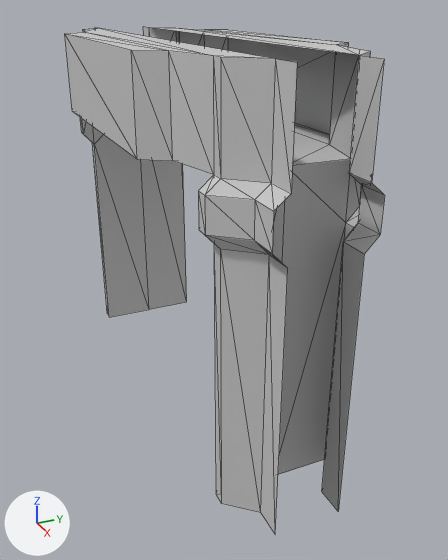
Before and after pictures for a commit that changed the FBX model LD46/Assets/Models/Modular_Building/Wall_Frame_05m.FBX.
The view is the same before and after, from a camera (50 mm lens) standing at (2.67, -2.08, 3.28) and looking at (-1.73, -0.1, 1.08). Lighting does not change. The marker at lower left points along +X, +Y and +Z. Mesh edges are drawn as thin lines. Where no turn or scale is listed for an object, it has been applied to the vertices.

In view in the first picture: 'Wall_Frame_05m_mesh'.
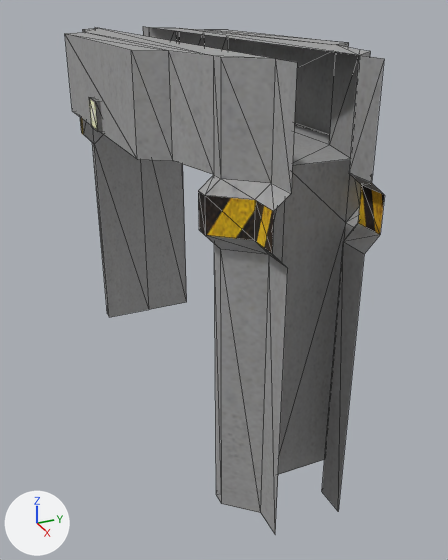
What differs and where, as boxes [x1, y1, x2, y2] in the pictures (448 x 560 px):
part 1 of me_mesh, added: after [89, 97, 103, 132]
part 2 of me_mesh, recoloured: [65, 27, 384, 534] in both
part 3 of me_mesh, recoloured: [80, 117, 385, 253] in both

What changed in the scene script:
```text
Add img_walls_concrete2_jpg:
    img_walls_concrete2_jpg = load_image('walls_concrete2.jpg', '../../Textures/Enviroment/Walls/walls_concrete2.jpg', 256, 256, 'sRGB')
Add img_yellow_stripe_jpg:
    img_yellow_stripe_jpg = load_image('yellow_stripe.jpg', '../../Textures/Enviroment/Walls/yellow_stripe.jpg', 256, 22, 'sRGB')
Add img_lampsset_png:
    img_lampsset_png = load_image('lampsSet.png', '../../Textures/Sci-fi/lampsSet.png', 768, 256, 'sRGB')
Add mat_concretet:
    mat_concretet = principled_material('Concretet')
    mat_concretet.texture = img_walls_concrete2_jpg
    mat_concretet.roughness = 0.859
Add mat_material__73:
    mat_material__73 = principled_material('Material #73')
    mat_material__73.texture = img_yellow_stripe_jpg
    mat_material__73.roughness = 0.859
Add mat_material__75:
    mat_material__75 = principled_material('Material #75')
    mat_material__75.texture = img_lampsset_png  # with its transparency
    mat_material__75.roughness = 0.859
Change me_mesh:
    used by ob_wall_frame_05m_mesh; location = (0.0, 0.0, 0.0)
    remove me_mesh.from_pydata(...)  # 116 vertices, 188 faces; spans x -4.0..0.0, y -1.0..0.5, z 0.0..3.0
    add me_mesh.from_pydata(...)  # 140 vertices, 218 faces; spans x -4.0..0.0, y -1.04..0.54, z 0.0..3.0
    me_mesh part 1
    8 vertices are added at x -2.11, y -1.04..0.54, z 2.38..2.6
    8 new vertices lie (0.22, 0.0, 0.0) away from vertices in x -2.11, y -1.04..0.54, z 2.38..2.6
    20 new faces join them, mat_material__75 (picture img_lampsset_png)
    me_mesh part 2: 164 faces spanning x -4.0..0.0, y -1.0..0.5, z 0.0..3.0 switch from mat_material__25 (light grey #cacaca) to mat_concretet (picture img_walls_concrete2_jpg)
    me_mesh part 3: 24 faces spanning x -4.0..0.0, y -0.81..0.31, z 2.05..2.28 switch from mat_material__25 (light grey #cacaca) to mat_material__73 (picture img_yellow_stripe_jpg)
    add me_mesh.materials.append(mat_material__75)  # picture img_lampsset_png
```
